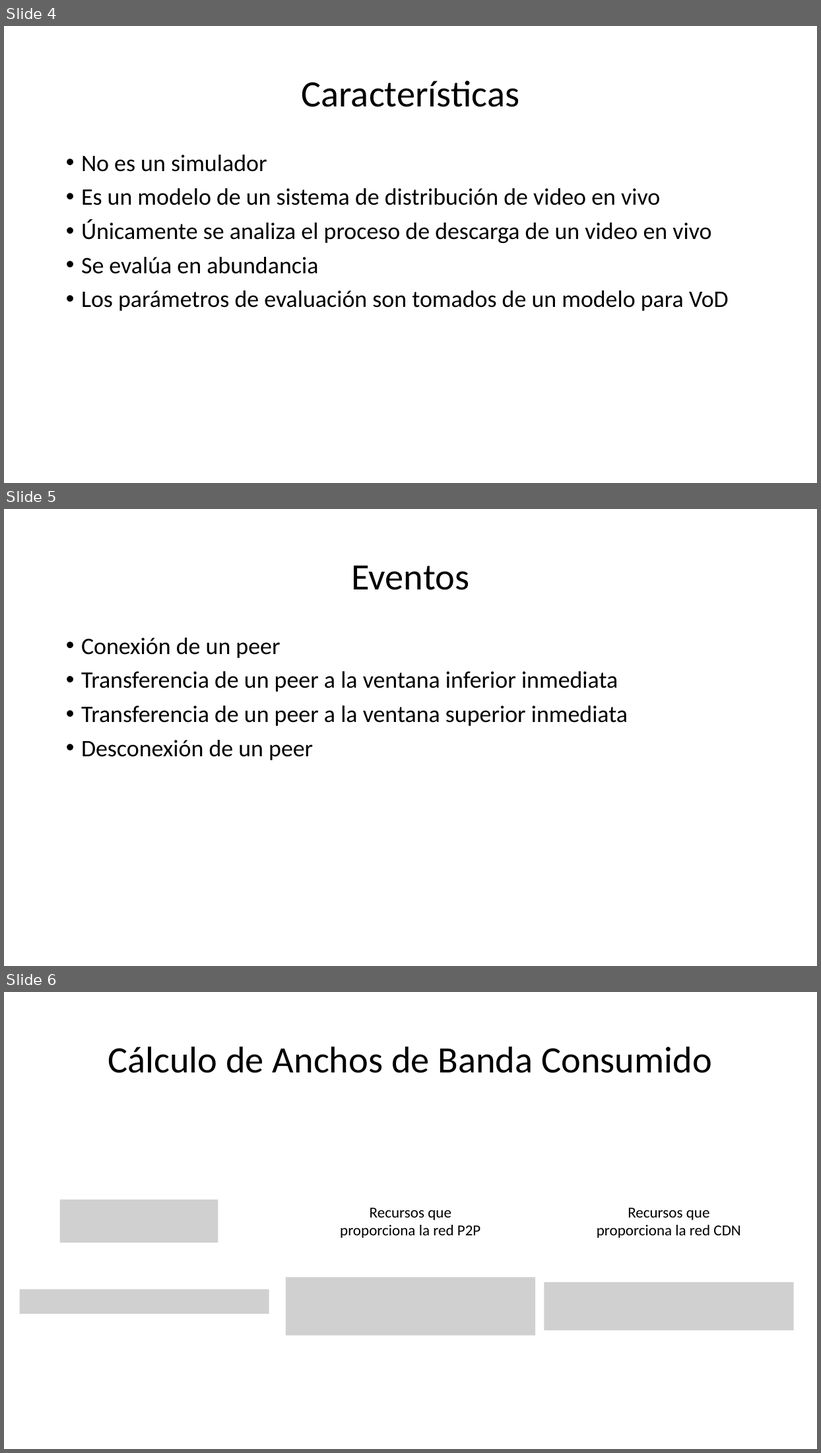
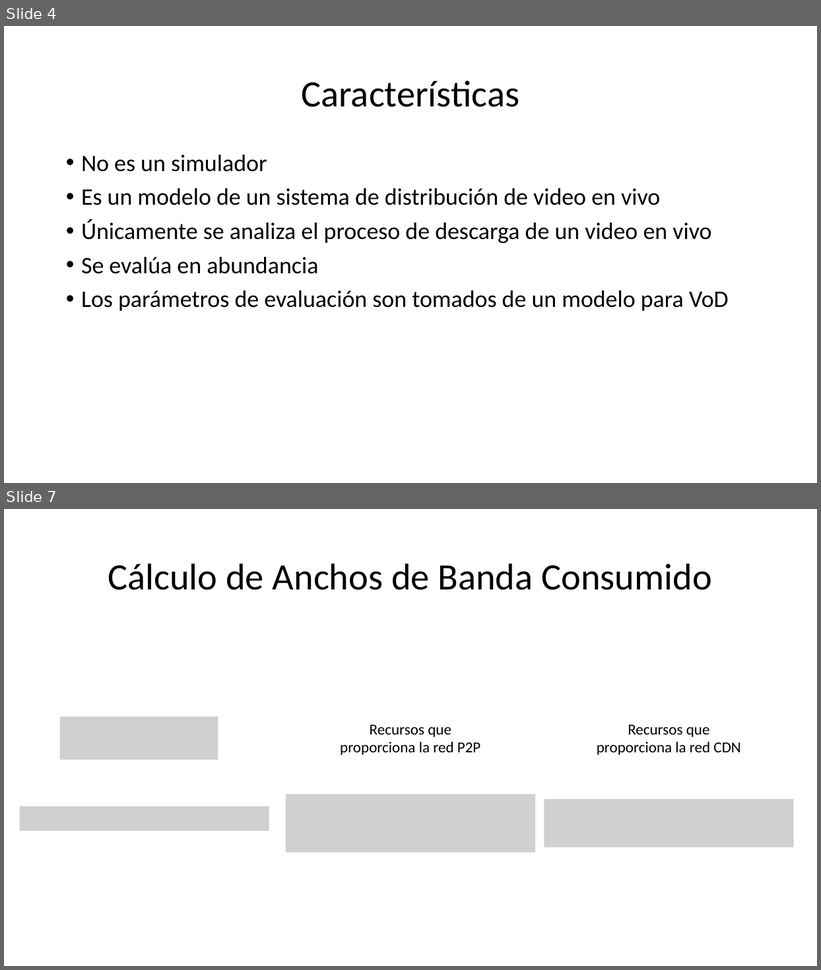
Before and after one commit to Uliskis15/PT, a slide deck: 2023-2/Reportes/ReporteFinal/PresentacionPrototipo.pptx. Shown one above the other, each under a label of ours: slides 4, 5 and 6 before the commit, slides 4 and 7 after it; the slides between them are not shown. The pictures are 821x1453 and 821x970 pixels, drawn with LibreOffice and Linux fonts; fonts in the diff are those of the drawing; grey boxes stand for pictures. Boxes give left, top, right and bottom in pixels: in the first picture for what was removed or moved away, otherwise in the second. Text is boxed around its words. In the diff, an @@ line names an element or a change of style, - is before the commit and + after.

```diff
--- a/2023-2/Reportes/ReporteFinal/PresentacionPrototipo.pptx
+++ b/2023-2/Reportes/ReporteFinal/PresentacionPrototipo.pptx
@@ slide 5 removed at bbox=[4, 509, 817, 966], background #FFFFFF @@
@@ title removed at bbox=[352, 565, 470, 590] @@
-Eventos
@@ text removed at bbox=[81, 638, 628, 760] @@
-• Conexión de un peer
-• Transferencia de un peer a la ventana inferior inmediata
-• Transferencia de un peer a la ventana superior inmediata
-• Desconexión de un peer
@@ what was slide 6 is now slide 7 @@
```
Also in this commit, not shown: 4 slides added, 1 other slide removed.
